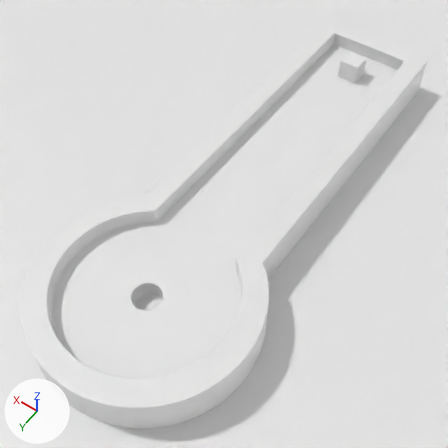
A saved change to the glTF model static/Stage_001.glb.
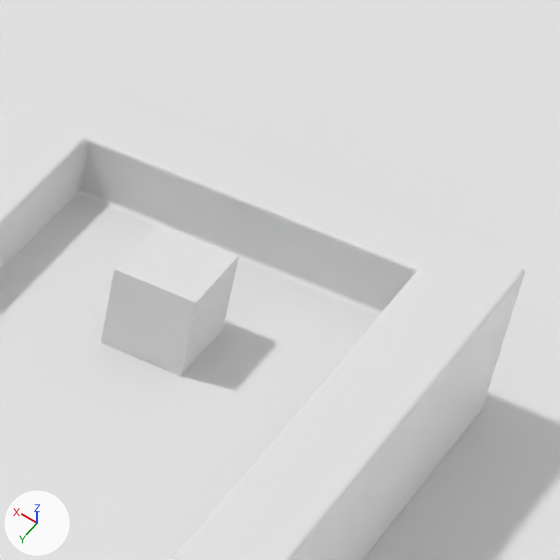
The first picture shows the older version from a 50 mm camera at (-19.9, 37.4, 44.7) aimed at (0.2, 9.3, 0.4). The close-ups show both versions on the part from 71% to 97% of the width and 1% to 27% of the height of that picture; other places that the commit changed are outside them. Arrows for +X, +Y and +Z are at lower left; the lights stay in place. Where no turn or scale is listed for an object, it has been applied to the vertices.

The first close-up shows 'Course', 'Ground', 'Start'.
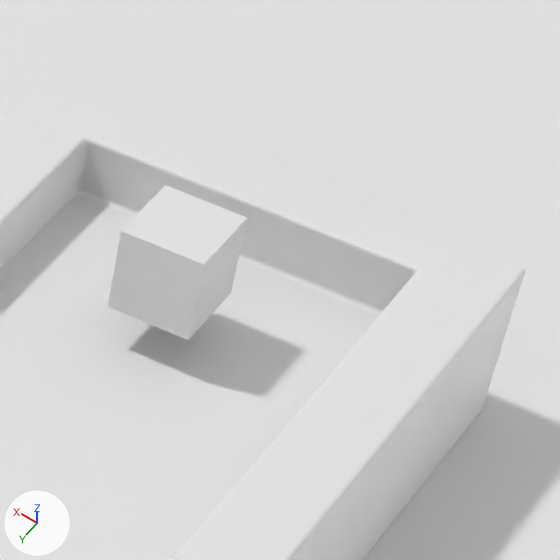
What the commit changed:
Object 'Start' (ob_start) moves from (0.0, -13.5, 3.5) to (0.0, -13.5, 4.5).

Changed parts and their boxes (x1, y1, x2, y2) in the close-ups (560 x 560 px):
'Start', moved: before (101, 223, 239, 376); after (108, 185, 247, 340)
